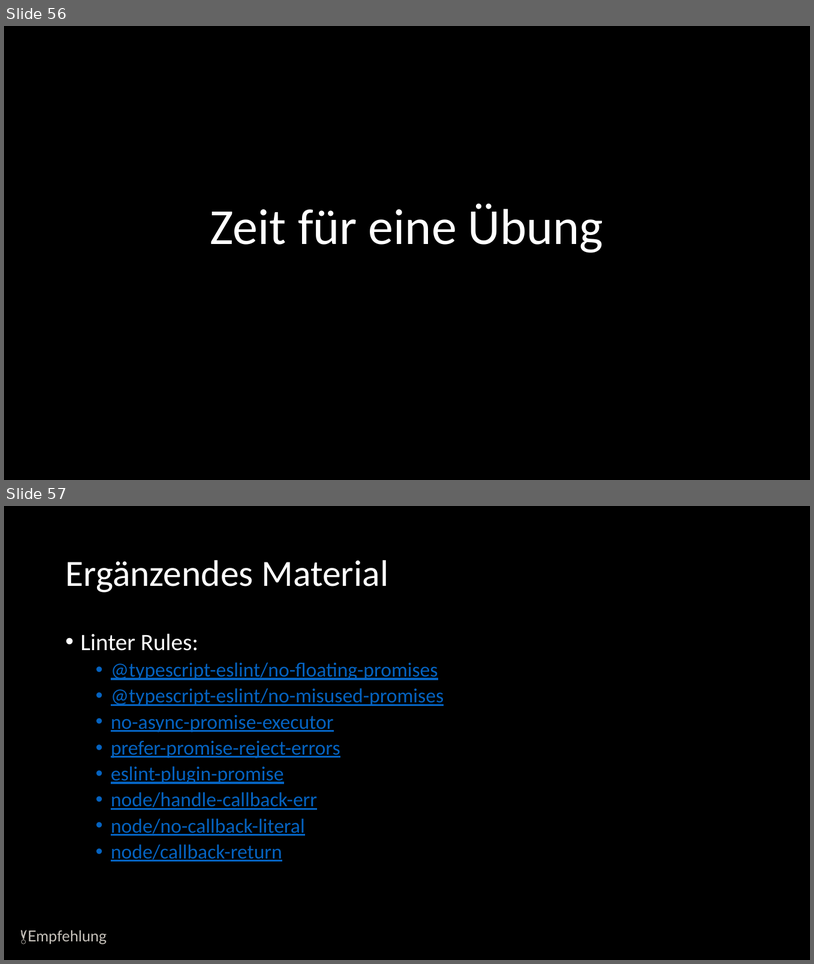
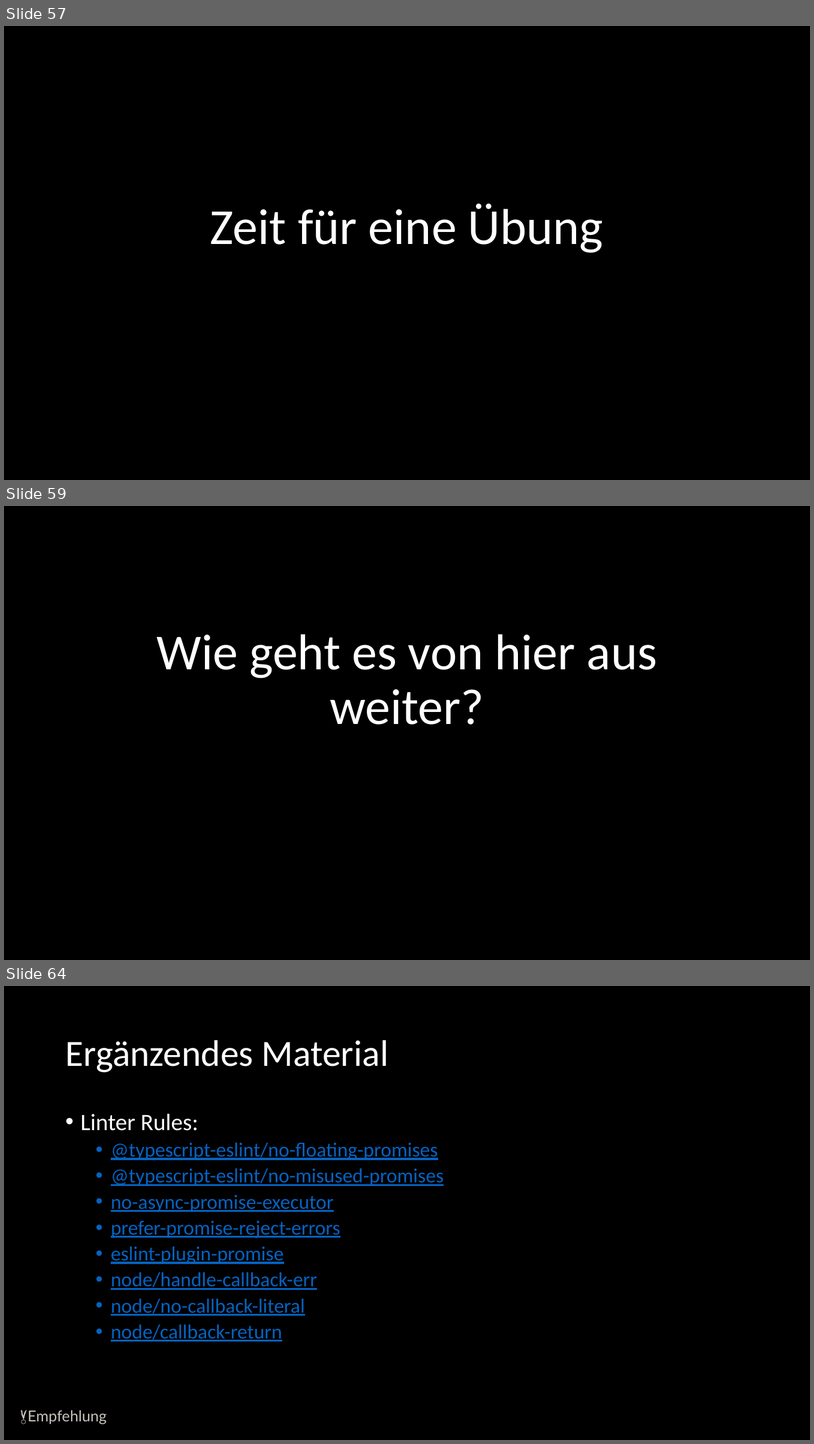
Before and after one commit to twobiers/webtech-workshop-js-async, a slide deck: slides/Presentation.pptx. Shown one above the other, each under a label of ours: slides 56 and 57 before the commit, slides 57, 59 and 64 after it; the slides between them are not shown. The pictures are 814x964 and 814x1444 pixels, drawn with LibreOffice and Linux fonts; fonts in the diff are those of the drawing. Boxes give left, top, right and bottom in pixels: in the first picture for what was removed or moved away, otherwise in the second. Text is boxed around its words. In the diff, an @@ line names an element or a change of style, - is before the commit and + after.

```diff
--- a/slides/Presentation.pptx
+++ b/slides/Presentation.pptx
@@ slide 59 added at (4,506,810,960), background #000000 @@
@@ title added at (157,634,657,724), 60 pt, text #FFFFFF @@
+Wie geht es von hier aus weiter?
@@ what was slide 56 is now slide 57 @@
@@ what was slide 57 is now slide 64 @@
```
Also in this commit, not shown: 1 slide changed, 6 other slides added, 2 other files.
